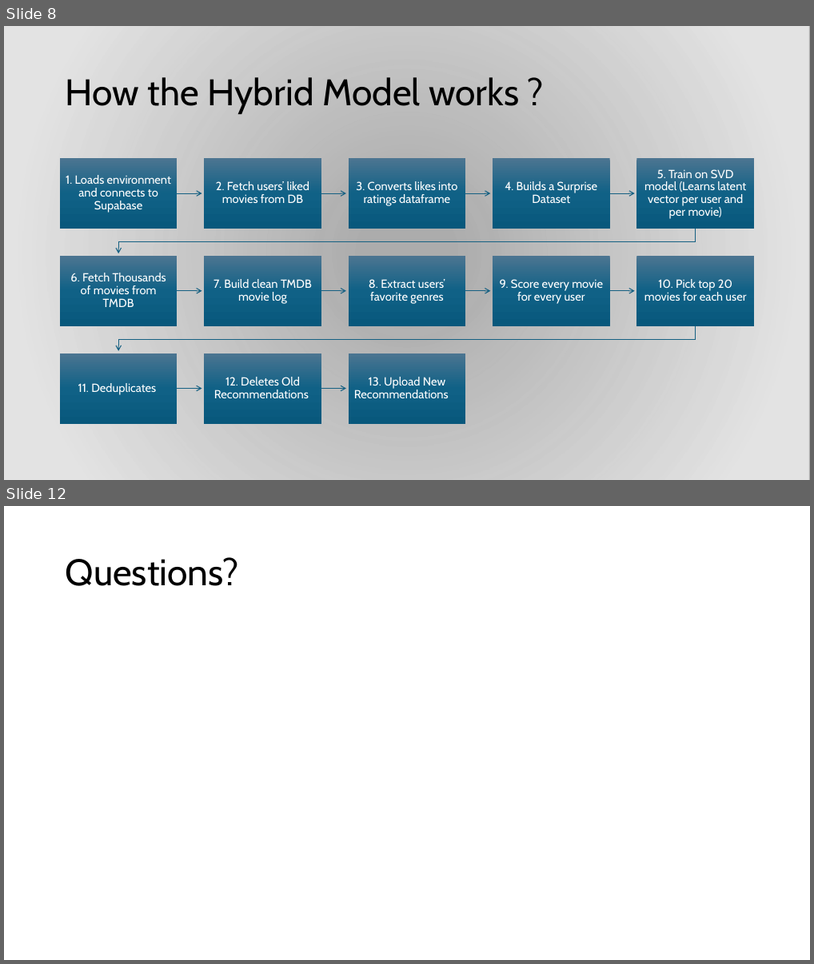
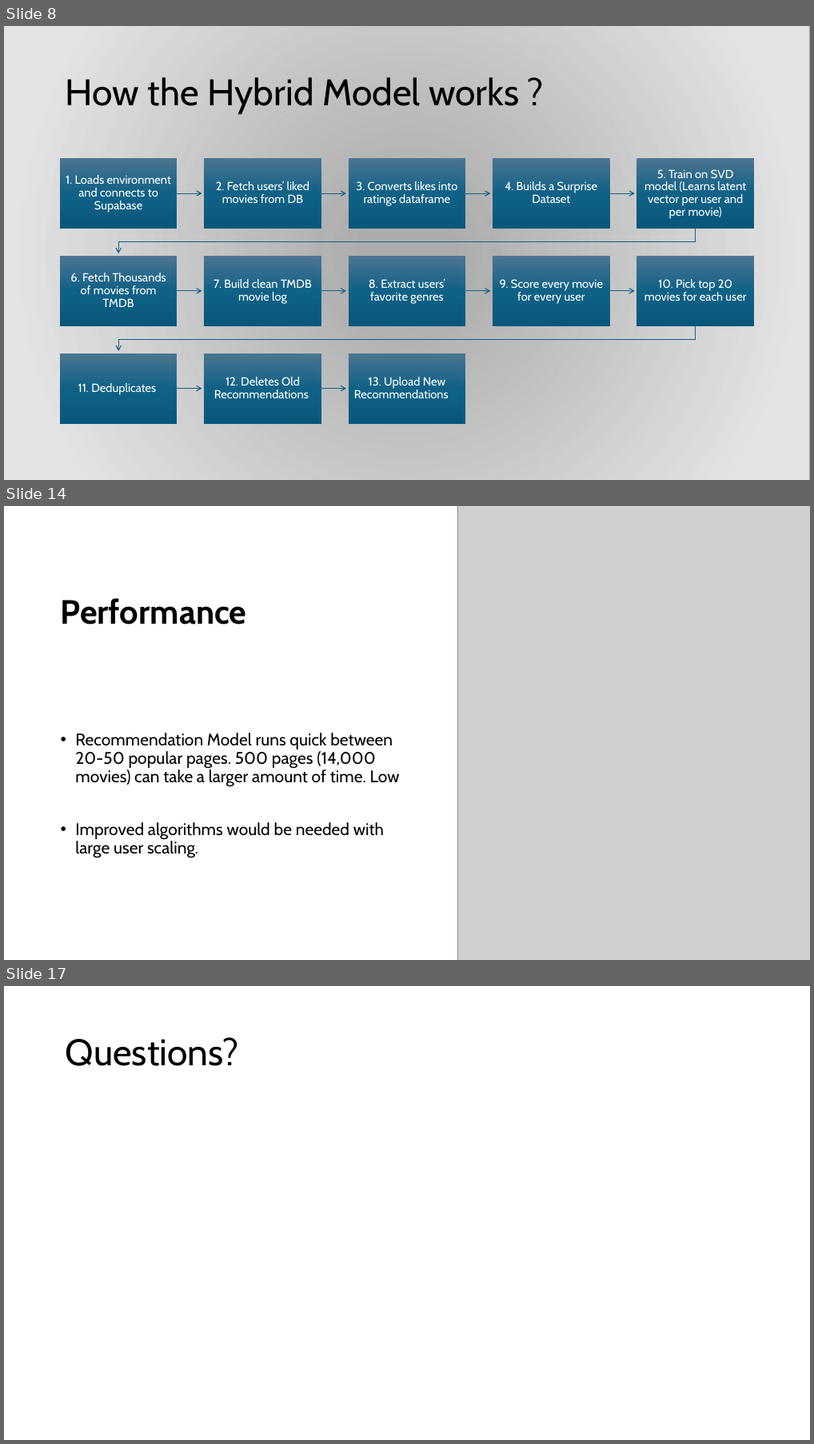
Before and after one commit to RaiiDeNx7/MovieMeter, a slide deck: Documentation/Final Presentation Slides.pptx. Shown one above the other, each under a label of ours: slides 8 and 12 before the commit, slides 8, 14 and 17 after it; the slides between them are not shown. The pictures are 814x964 and 814x1444 pixels, drawn with LibreOffice and Linux fonts; fonts in the diff are those of the drawing; grey boxes stand for pictures; background and template pictures are left out; a plain dark background stands for a picture behind light text. Boxes give left, top, right and bottom in pixels: in the first picture for what was removed or moved away, otherwise in the second. Text is boxed around its words. In the diff, an @@ line names an element or a change of style, - is before the commit and + after.

```diff
--- a/Documentation/Final Presentation Slides.pptx
+++ b/Documentation/Final Presentation Slides.pptx
@@ slide 14 added at (4,506,810,960), background #FFFFFF @@
@@ picture added at (458,506,810,960) @@
@@ title added at (61,598,247,624), 40 pt, text #000000, bold @@
+Performance
@@ text added at (75,732,400,858), 20 pt, text #000000 @@
+• Recommendation Model runs quick between 20-50 popular pages. 500 pages (14,000 movies) can take a larger amount of time. Low
+• Improved algorithms would be needed with large user scaling.
@@ what was slide 12 is now slide 17 @@
```
Also in this commit, not shown: 2 slides changed, 5 other slides added, 1 slide removed, 1 other file.
